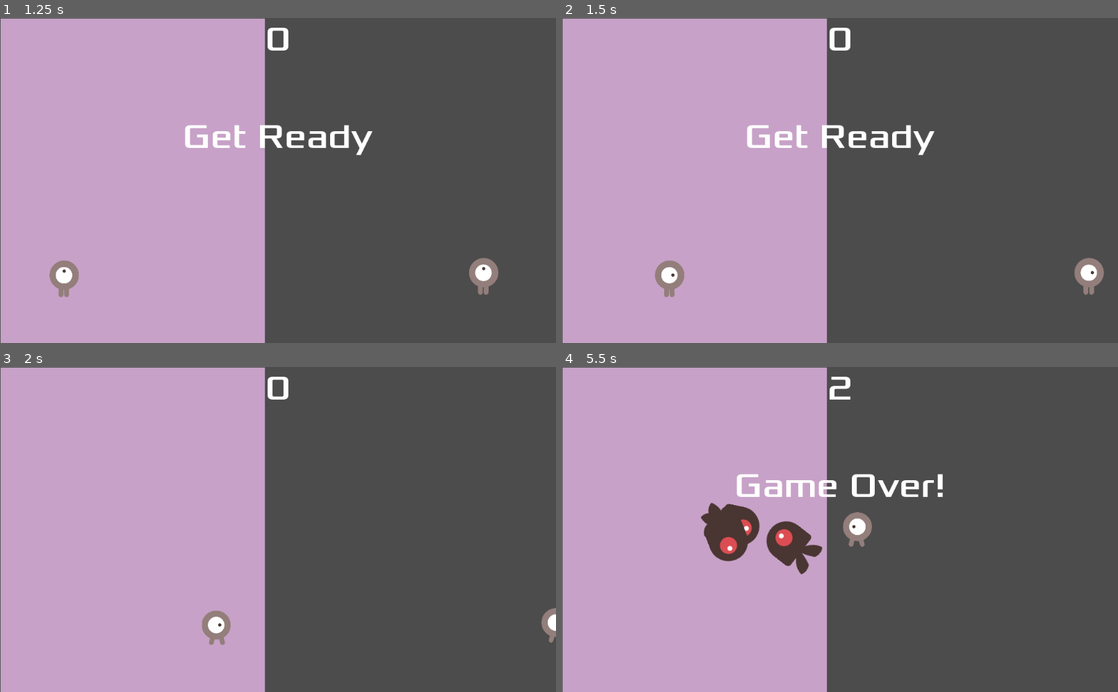
Above: before the commit, frames 1-4 (two rows, left to right).
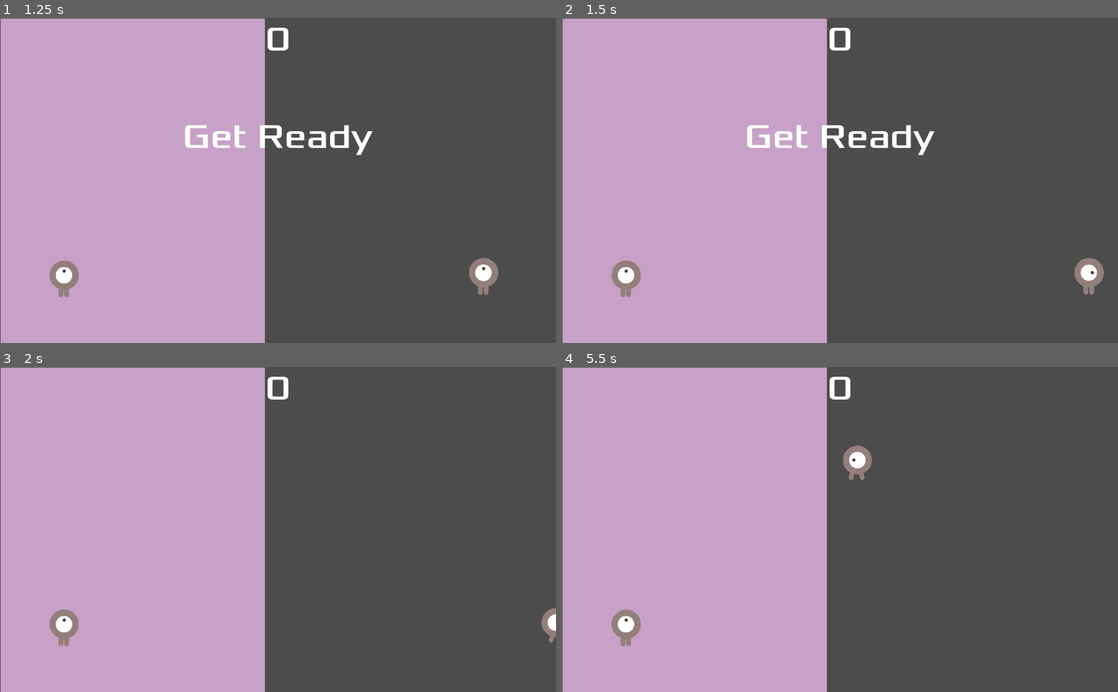
Above: after the commit, the same moments.

Repository: VetoPlayer/GenePair
Game: Godot game, scene res://Main.tscn
Two runs of this game, one before a commit and one after it. Both use one fixed random seed, a clock stepped at 60 frames per second and the inputs below.
Inputs:
- Up to frame 1 (1.25 s): click "Start" at 0.5 s
- Up to frame 2 (1.5 s): tap Enter at 1.25 s; hold Right (ui_right) from 1.28 s (still down)
- Up to frame 3 (2 s): keep holding Right (ui_right)
- Up to frame 4 (5.5 s): release Right (ui_right) at 2.03 s; hold Down (ui_down) 2.03-2.78 s; hold Right (ui_right) 2.78-3.53 s; hold Up (ui_up) 3.53-4.28 s; hold Left (ui_left) from 4.28 s (still down)

Frame 1 is identical in both runs. In frame 2, 0.8% of the frame differs, in the area x 8-22%, y 74-86%; in frame 3, 0.8%; in frame 4, 4.6%, in the area x 8-69%, y 2-86%.

Commit message:
[Adding different controls for the different players]
First PLayer moves with WASD, Second Player with directional arrows

Diff:
--- a/Main.gd
+++ b/Main.gd
@@ -24,9 +24,8 @@
 
 func new_game():
 	score = 0
-	$Player1.start($StartPosition1.position)
-	$Player2.start($StartPosition2.position)
-	$StartTimer.start()
+	$Player1.start($StartPosition1.position, true)
+	$Player2.start($StartPosition2.position, false)
 	$HUD.update_score(score)
 	$HUD.show_message("Get Ready")
 	$Music.play()
@@ -36,10 +35,6 @@
 	score += 1
 	$HUD.update_score(score)
 
-
-func _on_StartTimer_timeout():
-	$MobTimer.start()
-	$ScoreTimer.start()
 
 
 func _on_MobTimer_timeout():
--- a/Main.tscn
+++ b/Main.tscn
@@ -31,10 +31,6 @@
 
 [node name="ScoreTimer" type="Timer" parent="."]
 
-[node name="StartTimer" type="Timer" parent="."]
-wait_time = 2.0
-one_shot = true
-
 [node name="MobTimer" type="Timer" parent="."]
 wait_time = 0.5
 
@@ -57,7 +53,6 @@
 
 [node name="HUD" parent="." instance=ExtResource( 6 )]
 [connection signal="timeout" from="ScoreTimer" to="." method="_on_ScoreTimer_timeout"]
-[connection signal="timeout" from="StartTimer" to="." method="_on_StartTimer_timeout"]
 [connection signal="timeout" from="MobTimer" to="." method="_on_MobTimer_timeout"]
 [connection signal="hit" from="Player1" to="." method="_on_Player_hit"]
 [connection signal="hit" from="Player2" to="." method="_on_Player_hit"]
--- a/Player.gd
+++ b/Player.gd
@@ -4,6 +4,13 @@
 
 export var speed = 400 # pixel/sec - How fast the player will move.
 var screen_size # Size of the game window
+## Hack for double controls
+var left = "ui_left"
+var right = "ui_right"
+var up = "ui_up"
+
+
+
 # Called when the node enters the scene tree for the first time.
 func _ready():
 	## Actually hide the player at the very beginning of the game
@@ -13,13 +20,11 @@
 # Called every frame. 'delta' is the elapsed time since the previous frame.
 func _process(delta):
 	var velocity = Vector2()
-	if Input.is_action_pressed("ui_left"):
+	if Input.is_action_pressed(left):
 		velocity.x -= 1
-	if Input.is_action_pressed("ui_right"):
+	if Input.is_action_pressed(right):
 		velocity.x += 1
-	if Input.is_action_pressed("ui_down"):
-		velocity.y += 1
-	if Input.is_action_pressed("ui_up"):
+	if Input.is_action_pressed(up):
 		velocity.y -= 1
 	if velocity.length() > 0:
 		velocity = velocity.normalized() * speed
@@ -47,8 +52,12 @@
 	## We actually want this to be disabled because we don't want to happen twice
 	$CollisionShape2D.set_deferred("disabled", true)
 
-func start(pos):
+func start(pos, is_first_player):
 	## When the game starts, move the player in the given position and reveal it.
 	position = pos
+	if is_first_player:
+		left = "first_left"
+		right = "first_right"
+		up = "first_up"
 	show()
 	$CollisionShape2D.disabled = false
--- a/project.godot
+++ b/project.godot
@@ -19,6 +19,29 @@
 run/main_scene="res://Main.tscn"
 config/icon="res://icon.png"
 
+[input]
+
+first_down={
+"deadzone": 0.5,
+"events": [ Object(InputEventKey,"resource_local_to_scene":false,"resource_name":"","device":0,"alt":false,"shift":false,"control":false,"meta":false,"command":false,"pressed":false,"scancode":83,"unicode":0,"echo":false,"script":null)
+ ]
+}
+first_up={
+"deadzone": 0.5,
+"events": [ Object(InputEventKey,"resource_local_to_scene":false,"resource_name":"","device":0,"alt":false,"shift":false,"control":false,"meta":false,"command":false,"pressed":false,"scancode":87,"unicode":0,"echo":false,"script":null)
+ ]
+}
+first_left={
+"deadzone": 0.5,
+"events": [ Object(InputEventKey,"resource_local_to_scene":false,"resource_name":"","device":0,"alt":false,"shift":false,"control":false,"meta":false,"command":false,"pressed":false,"scancode":65,"unicode":0,"echo":false,"script":null)
+ ]
+}
+first_right={
+"deadzone": 0.5,
+"events": [ Object(InputEventKey,"resource_local_to_scene":false,"resource_name":"","device":0,"alt":false,"shift":false,"control":false,"meta":false,"command":false,"pressed":false,"scancode":68,"unicode":0,"echo":false,"script":null)
+ ]
+}
+
 [rendering]
 
 environment/default_environment="res://default_env.tres"
